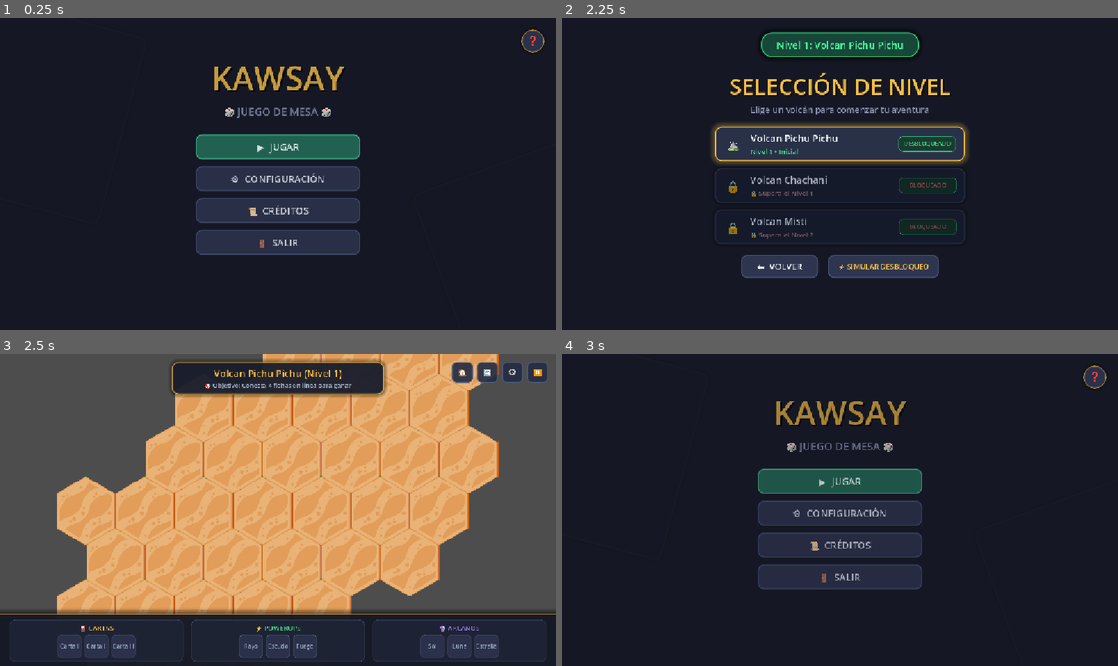
Above: before the commit, frames 1-4 (two rows, left to right).
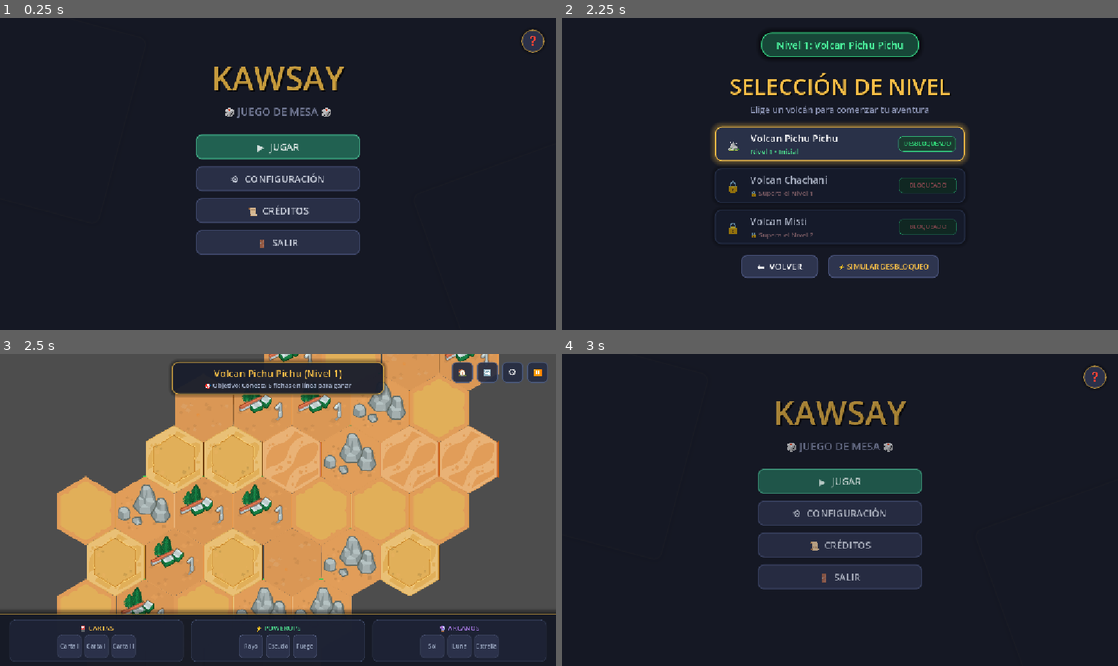
Above: after the commit, the same moments.

Repository: dev1d123/Kawsay
Game: Godot game, scene res://Scene/MenuPrincipal/main_menu.tscn
Same seed, same stepped clock (60 frames per second), same inputs: the game is played once before the commit and once after it.
Inputs (mouse positions are in pixels of both pictures, inside the frame that each line leads up to):
- Up to frame 1 (0.25 s): no input
- Up to frame 2 (2.25 s): click "▶ JUGAR" at 0.5 s; click "❓" at 1.25 s; click (840, 142) at 2 s
- Up to frame 3 (2.5 s): no input
- Up to frame 4 (3 s): click "🏠" at 2.75 s

Frames 1-2 are identical in both runs. In frame 3, 21% of the frame differs, in the area x 10-90%, y 0-84%; in frame 4, nothing differs.

Commit message:
Added random tiles

Diff:
--- a/kawsay/Data/level_1.tres
+++ b/kawsay/Data/level_1.tres
@@ -6,5 +6,8 @@
 script = ExtResource("1_eb8a2")
 level_name = "Volcan Pichu Pichu"
 generation_mode = 2
+win_length = 6
+width = 13
+height = 8
 radius = 3
 metadata/_custom_type_script = "uid://cnj7lywfb6vtt"
--- a/kawsay/Data/level_2.tres
+++ b/kawsay/Data/level_2.tres
@@ -1,4 +1,4 @@
-[gd_resource type="Resource" script_class="LevelConfig" format=3]
+[gd_resource type="Resource" script_class="LevelConfig" format=3 uid="uid://cr4f7ihvnn76q"]
 
 [ext_resource type="Script" uid="uid://cnj7lywfb6vtt" path="res://Scripts/Level/LevelConfig.gd" id="1_eb8a2"]
 
@@ -6,9 +6,7 @@
 script = ExtResource("1_eb8a2")
 level_name = "Volcan Chachani"
 generation_mode = 1
-win_length = 4
 ai_difficulty = 1
-radius = 4
-width = 8
+width = 10
 height = 7
 metadata/_custom_type_script = "uid://cnj7lywfb6vtt"
--- a/kawsay/Data/level_3.tres
+++ b/kawsay/Data/level_3.tres
@@ -1,15 +1,13 @@
-[gd_resource type="Resource" script_class="LevelConfig" format=3]
+[gd_resource type="Resource" script_class="LevelConfig" format=3 uid="uid://b4hr3splrx0fq"]
 
 [ext_resource type="Script" uid="uid://cnj7lywfb6vtt" path="res://Scripts/Level/LevelConfig.gd" id="1_eb8a2"]
 
 [resource]
 script = ExtResource("1_eb8a2")
 level_name = "Volcan Misti"
-generation_mode = 3
-win_length = 4
+win_length = 6
 ai_difficulty = 2
+width = 10
+height = 11
 radius = 5
-width = 9
-height = 8
-random_bite_chance = 0.15
 metadata/_custom_type_script = "uid://cnj7lywfb6vtt"
--- a/kawsay/Scene/DaniPrueba/dani.tscn
+++ b/kawsay/Scene/DaniPrueba/dani.tscn
@@ -135,7 +135,10 @@
 camera = NodePath("Camera2D")
 empty_atlas_coord = Vector2i(2, 3)
 player1_atlas_coord = Vector2i(3, 3)
-player2_atlas_coord = Vector2i(2, 3)
+player2_atlas_coord = Vector2i(2, 2)
+empty_atlas_coords = Array[Vector2i]([Vector2i(0, 4), Vector2i(0, 5), Vector2i(1, 4), Vector2i(2, 4), Vector2i(2, 3), Vector2i(1, 3)])
+player1_atlas_coords = Array[Vector2i]([Vector2i(3, 0), Vector2i(3, 1), Vector2i(3, 2), Vector2i(3, 3), Vector2i(3, 4), Vector2i(3, 5)])
+player2_atlas_coords = Array[Vector2i]([Vector2i(0, 2), Vector2i(0, 3), Vector2i(2, 2)])
 
 [node name="TileMapLayer" type="TileMapLayer" parent="." unique_id=226362489]
 position = Vector2(-180, 172)
--- a/kawsay/Scripts/Tile/BoardView.gd
+++ b/kawsay/Scripts/Tile/BoardView.gd
@@ -9,6 +9,12 @@
 @export var empty_atlas_coord: Vector2i = Vector2i(0, 0)
 @export var player1_atlas_coord: Vector2i = Vector2i(1, 0)  # IA / lava / rojo
 @export var player2_atlas_coord: Vector2i = Vector2i(2, 0)  # Tú / restaurado / amarillo
+
+@export var empty_atlas_coords: Array[Vector2i] = []
+@export var player1_atlas_coords: Array[Vector2i] = []
+@export var player2_atlas_coords: Array[Vector2i] = []
+
+var _empty_tile_map: Dictionary = {}
 const AI_PLAYER_ID := 1
 const HUMAN_PLAYER_ID := 2
 const AI_MOVE_DELAY := 0.5
@@ -221,10 +227,31 @@
 
 	_maybe_trigger_ai_turn()
 
+func _get_random_empty_coord() -> Vector2i:
+	if not empty_atlas_coords.is_empty():
+		return empty_atlas_coords.pick_random()
+	return empty_atlas_coord
+
+func _get_random_player1_coord() -> Vector2i:
+	if not player1_atlas_coords.is_empty():
+		return player1_atlas_coords.pick_random()
+	return player1_atlas_coord
+
+func _get_random_player2_coord() -> Vector2i:
+	if not player2_atlas_coords.is_empty():
+		return player2_atlas_coords.pick_random()
+	return player2_atlas_coord
+
+func _get_empty_tile_at(coord: Vector2i) -> Vector2i:
+	return _empty_tile_map.get(coord, empty_atlas_coord)
+
 func _draw_board(coords: Array[Vector2i]) -> void:
 	tile_map_layer.clear()
+	_empty_tile_map.clear()
 	for coord in coords:
-		tile_map_layer.set_cell(coord, SOURCE_ID, empty_atlas_coord)
+		var empty_coord: Vector2i = _get_random_empty_coord()
+		_empty_tile_map[coord] = empty_coord
+		tile_map_layer.set_cell(coord, SOURCE_ID, empty_coord)
 
 func _unhandled_input(event: InputEvent) -> void:
 	if game.game_over or get_tree().paused:
@@ -243,7 +270,7 @@
 			sprite.queue_free()
 		_highlight_sprites.erase(coord)
 
-	var atlas_coord: Vector2i = player1_atlas_coord if player_id == 1 else player2_atlas_coord
+	var atlas_coord: Vector2i = _get_random_player1_coord() if player_id == AI_PLAYER_ID else _get_random_player2_coord()
 	tile_map_layer.set_cell(coord, SOURCE_ID, atlas_coord)
 
 func _on_turn_changed(player_id: int) -> void:
@@ -351,12 +378,14 @@
 		return
 
 	var texture: Texture2D = source.texture
-	var region: Rect2 = source.get_tile_texture_region(empty_atlas_coord)
 
 	for coord in _board_coords:
 		if game.board.can_place_at(coord):
 			# Limpiar la celda en el TileMapLayer para que no se dibuje doble
 			tile_map_layer.set_cell(coord, -1)
+
+			var cell_empty_coord: Vector2i = _get_empty_tile_at(coord)
+			var region: Rect2 = source.get_tile_texture_region(cell_empty_coord)
 
 			# Crear el Sprite2D de reemplazo y agregarlo
 			var sprite := Sprite2D.new()
@@ -391,6 +420,6 @@
 		if is_instance_valid(sprite):
 			sprite.queue_free()
 		if game and game.board and game.board.get_piece_at(coord) == -1:
-			tile_map_layer.set_cell(coord, SOURCE_ID, empty_atlas_coord)
+			tile_map_layer.set_cell(coord, SOURCE_ID, _get_empty_tile_at(coord))
 
 	_highlight_sprites.clear()
